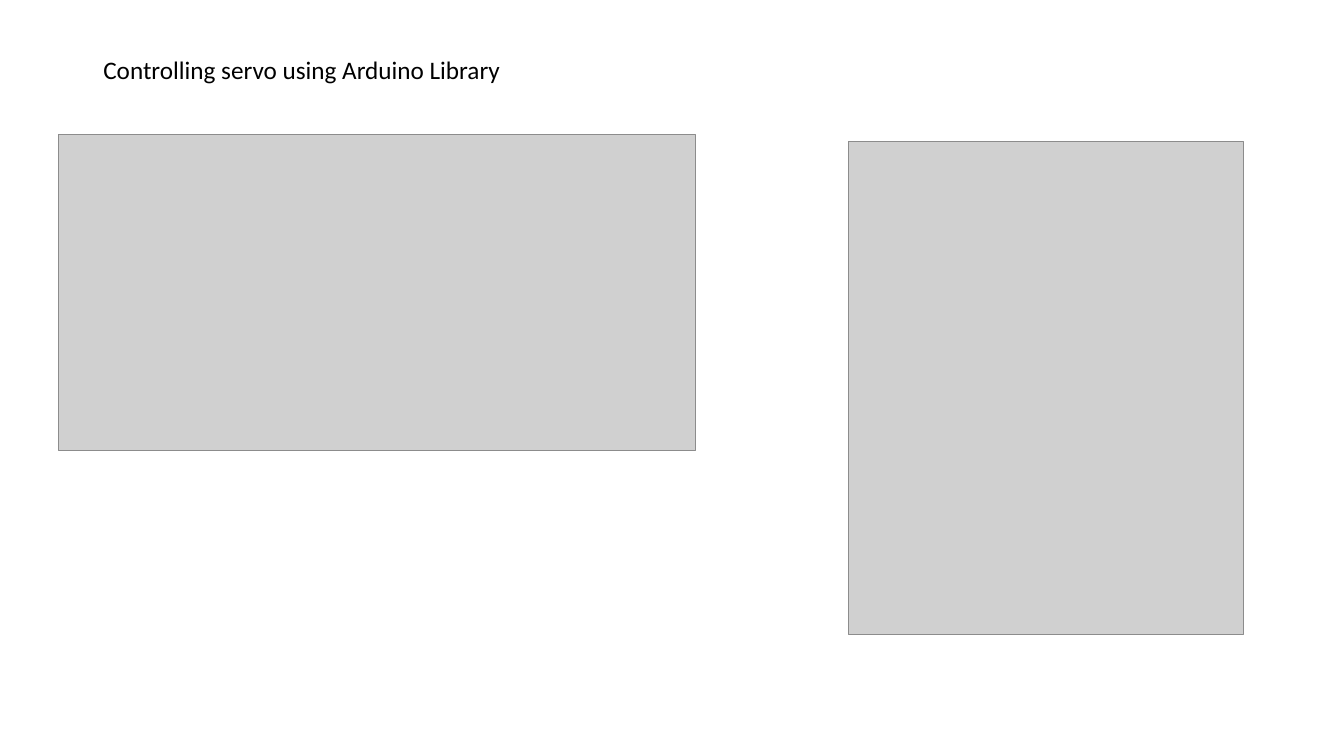
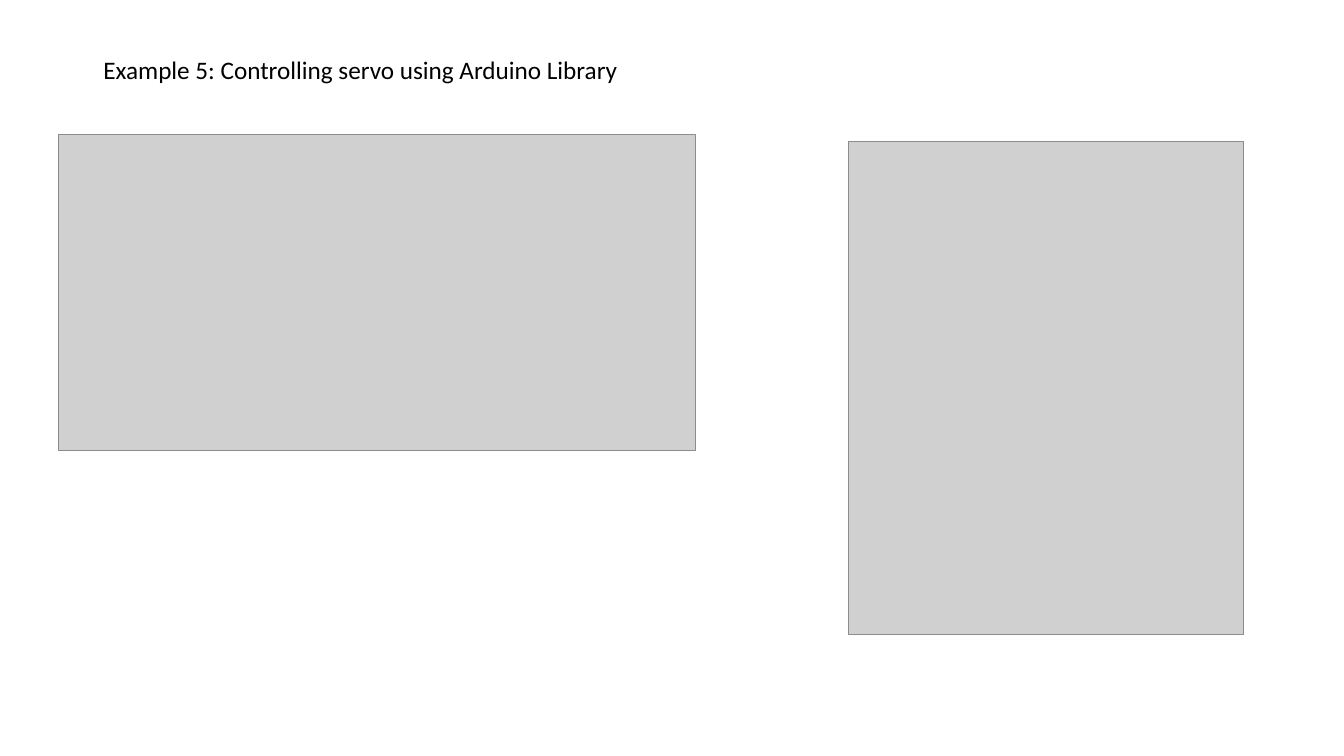
Before and after one commit to haq-m/MCTE3104-s1.1819, a slide deck: slide 17 of session-1/MCTE 3104 - ses01.pptx. Drawn at 1344x756 pixels with LibreOffice and Linux fonts; fonts in the diff are those of the drawing; grey boxes stand for pictures. Boxes give left, top, right and bottom in pixels: in the first picture for what was removed or moved away, otherwise in the second. Text is boxed around its words. In the diff, an @@ line names an element or a change of style, - is before the commit and + after.

```diff
--- a/session-1/MCTE 3104 - ses01.pptx
+++ b/session-1/MCTE 3104 - ses01.pptx
@@ text at (103,61,617,84): text changed @@
-Controlling servo using Arduino Library
+Example 5: Controlling servo using Arduino Library
```
Also in this commit, not shown: 8 other slides changed.
